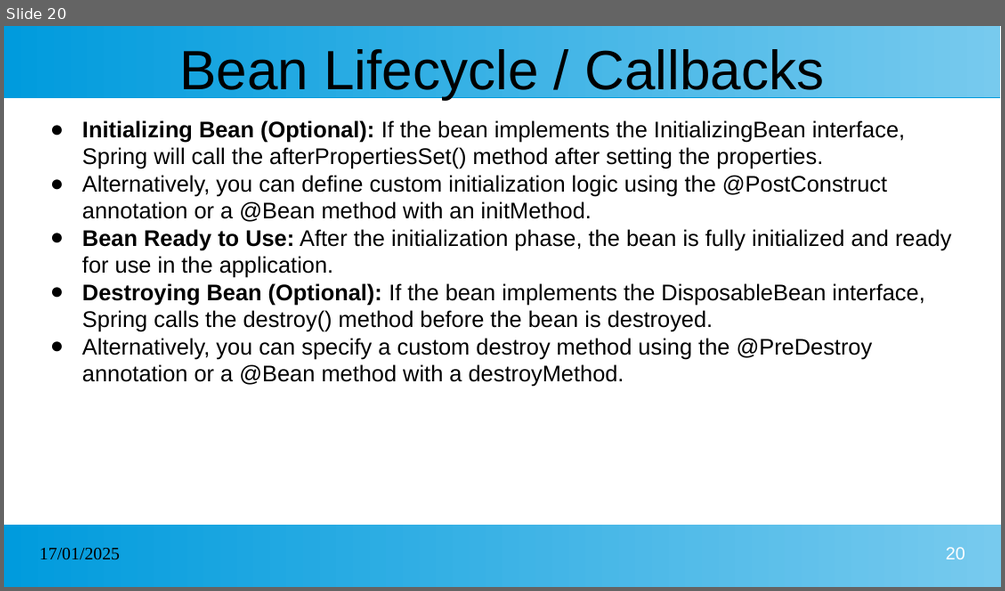
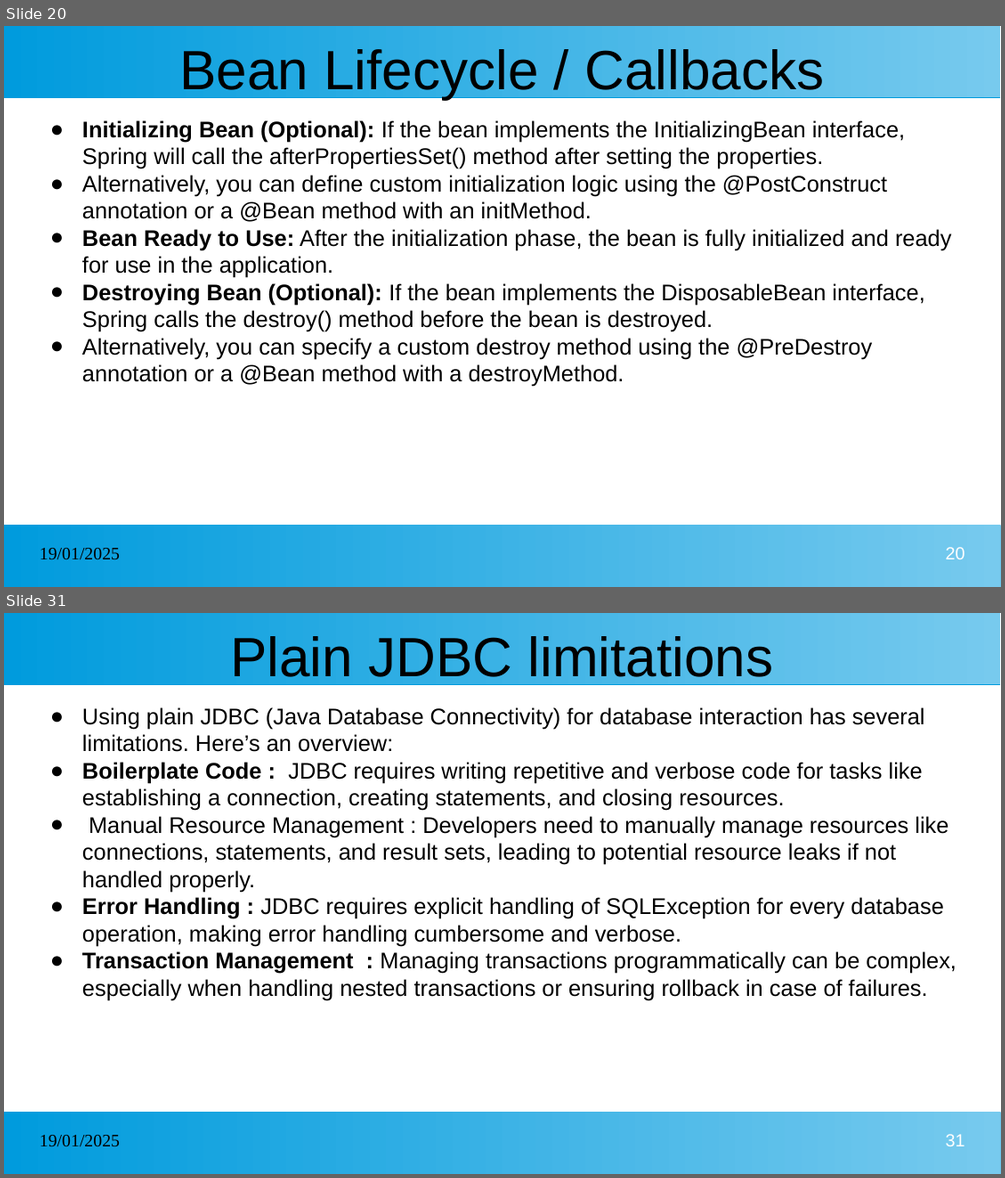
Before and after one commit to kcharankumar/MLA_Java_Arya, a slide deck: Spring.pptx. Shown one above the other, each under a label of ours: slide 20 before the commit, slides 20 and 31 after it; the slides between them are not shown. The pictures are 1005x591 and 1005x1178 pixels, drawn with LibreOffice and Linux fonts; fonts in the diff are those of the drawing. Boxes give left, top, right and bottom in pixels: in the first picture for what was removed or moved away, otherwise in the second. Text is boxed around its words. In the diff, an @@ line names an element or a change of style, - is before the commit and + after.

```diff
--- a/Spring.pptx
+++ b/Spring.pptx
@@ slide 31 added at bbox=[4, 613, 1001, 1174], background #FFFFFF; not listed: 2 template elements that a slide beside it also shows @@
@@ title added at bbox=[230, 636, 774, 686], 44 pt, text #000000 @@
+Plain JDBC limitations
@@ text added at bbox=[82, 707, 956, 1000], 18 pt, text #000000 @@
+● Using plain JDBC (Java Database Connectivity) for database interaction has several limitations. Here’s an overview:
+● Boilerplate Code : JDBC requires writing repetitive and verbose code for tasks like establishing a connection, creating statements, and closing resources.
+● Manual Resource Management : Developers need to manually manage resources like connections, statements, and result sets, leading to potential resource leaks if not handled properly.
+● Error Handling : JDBC requires explicit handling of SQLException for every database operation, making error handling cumbersome and verbose.
+● Transaction Management : Managing transactions programmatically can be complex, especially when handling nested transactions or ensuring rollback in case of failures.
@@ text added at bbox=[40, 1135, 120, 1147], 14 pt, text #000000 @@
+19/01/2025
@@ page number added at bbox=[946, 1134, 965, 1146], 14 pt, text #FFFFFF @@
+31
@@ slide 20 changed as well @@
@@ text at bbox=[40, 548, 120, 560]: text changed @@
-17/01/2025
+19/01/2025
```
Also in this commit, not shown: 19 other slides changed, 44 other slides added.
